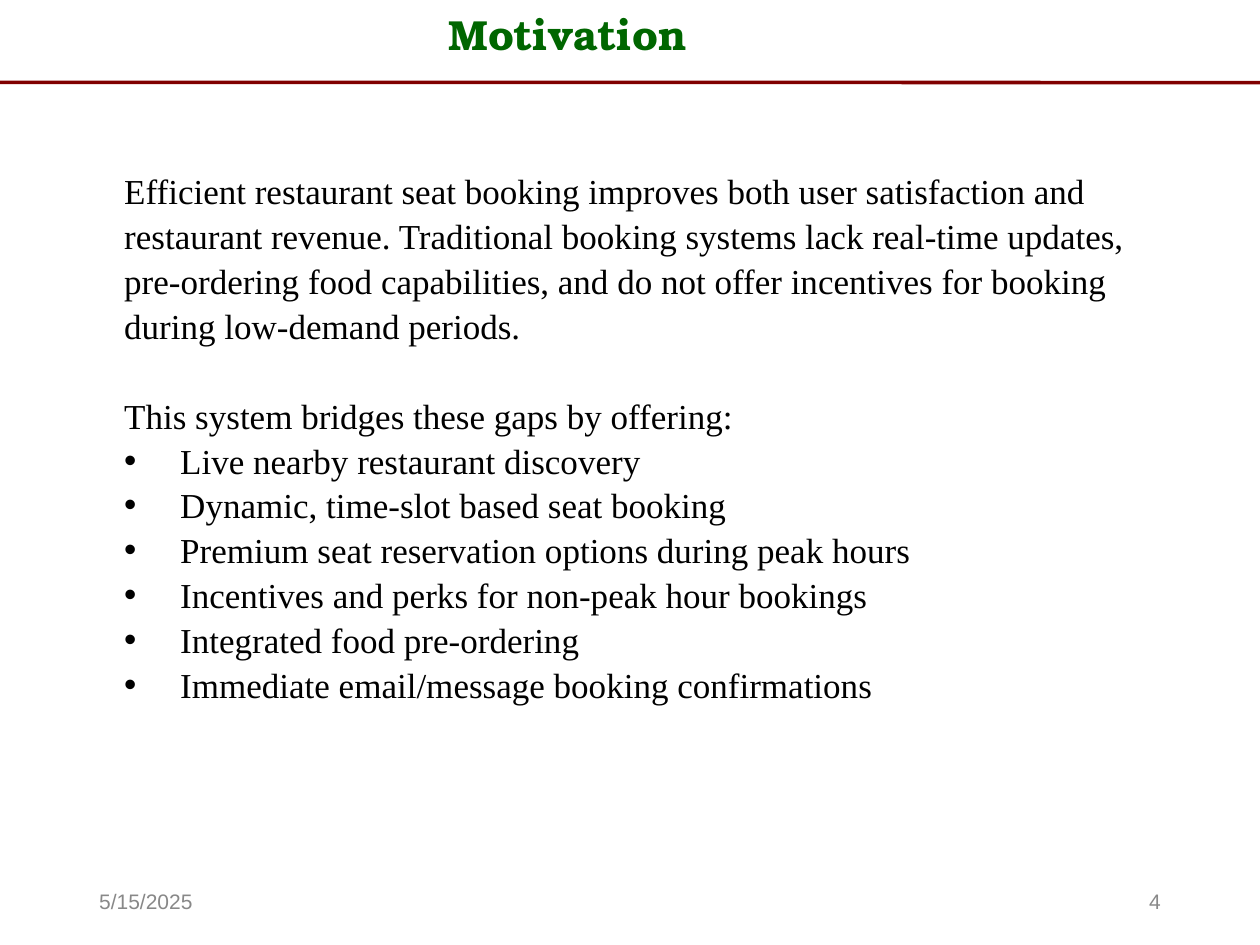
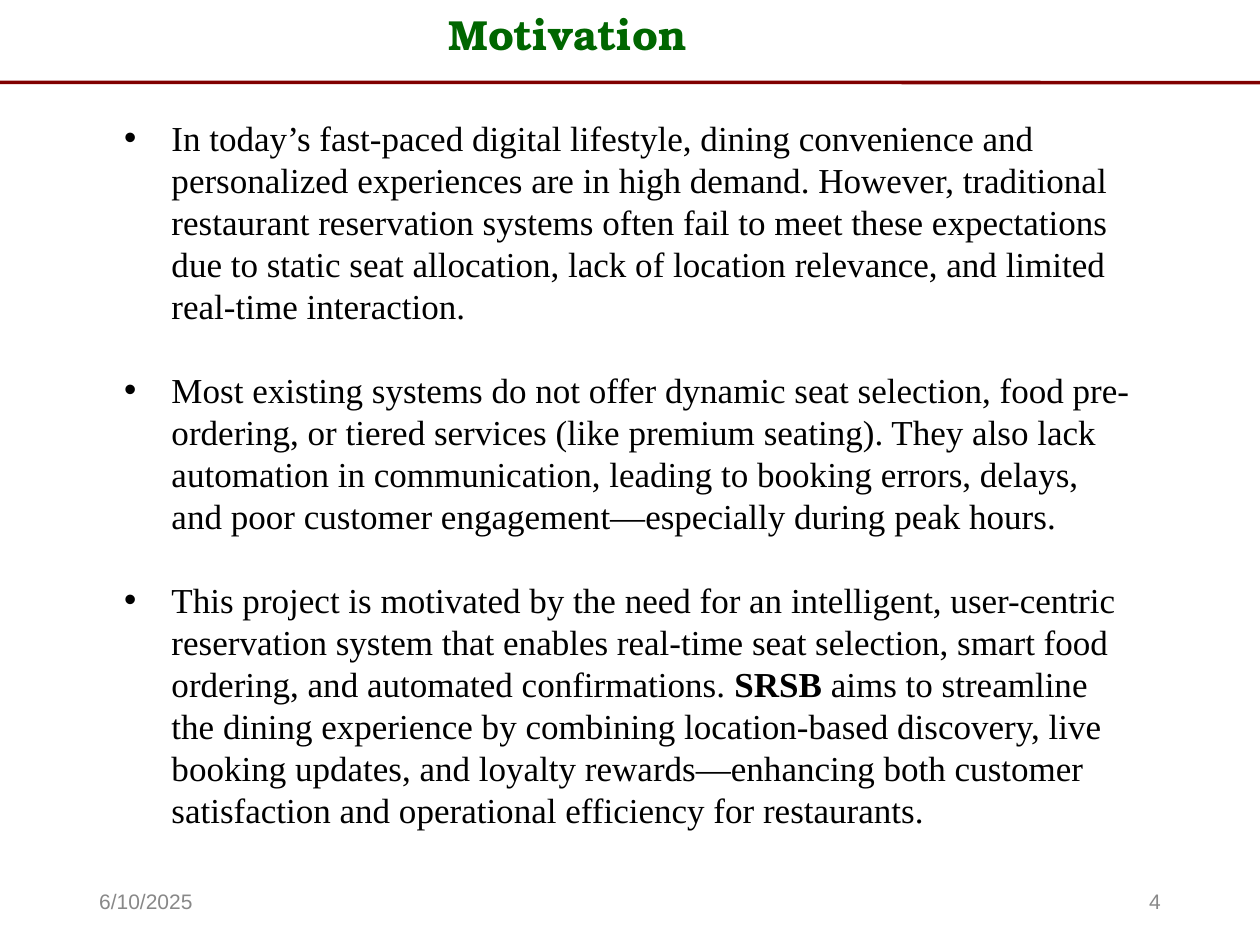
Before and after one commit to Selva563-1gitu/seat-booking-system, a slide deck: slide 4 of se-lab-ppt.pptx. Drawn at 1260x945 pixels with LibreOffice and Linux fonts; fonts in the diff are those of the drawing. Boxes give left, top, right and bottom in pixels: in the first picture for what was removed or moved away, otherwise in the second. Text is boxed around its words. In the diff, an @@ line names an element or a change of style, - is before the commit and + after.

Commit message:
Finalised the project

```diff
--- a/se-lab-ppt.pptx
+++ b/se-lab-ppt.pptx
@@ text at (171,126,1129,830): text changed @@
-Efficient restaurant seat booking improves both user satisfaction and restaurant revenue. Traditional booking systems lack real-time updates, pre-ordering food capabilities, and do not offer incentives for booking during low-demand periods.
-This system bridges these gaps by offering:
-• Live nearby restaurant discovery
-• Dynamic, time-slot based seat booking
-• Premium seat reservation options during peak hours
-• Incentives and perks for non-peak hour bookings
-• Integrated food pre-ordering
-• Immediate email/message booking confirmations
+• In today’s fast-paced digital lifestyle, dining convenience and personalized experiences are in high demand. However, traditional restaurant reservation systems often fail to meet these expectations due to static seat allocation, lack of location relevance, and limited real-time interaction.
+• Most existing systems do not offer dynamic seat selection, food pre-ordering, or tiered services (like premium seating). They also lack automation in communication, leading to booking errors, delays, and poor customer engagement—especially during peak hours.
+• This project is motivated by the need for an intelligent, user-centric reservation system that enables real-time seat selection, smart food ordering, and automated confirmations. SRSB aims to streamline the dining experience by combining location-based discovery, live booking updates, and loyalty rewards—enhancing both customer satisfaction and operational efficiency for restaurants.
@@ text at (99,894,192,909): text changed @@
-5/15/2025
+6/10/2025
```
Also in this commit, not shown: 17 other slides changed, 3 other files.
